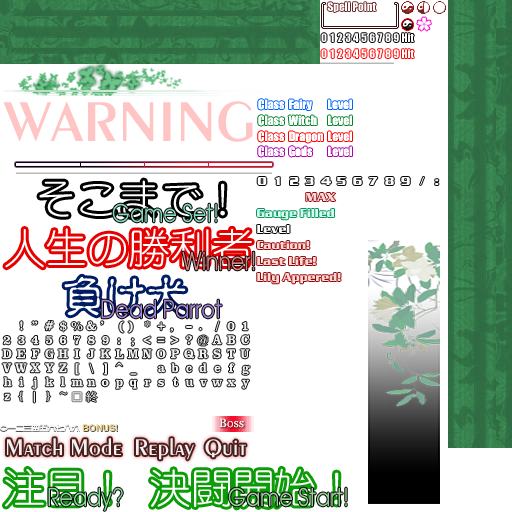
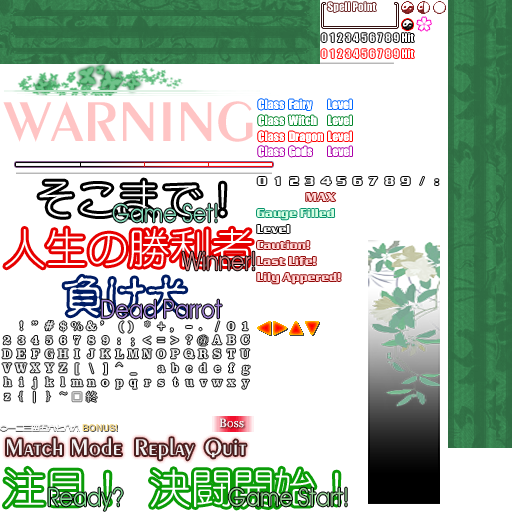
Layers edited between the first and the second 512 x 512 image:
added layer "图层 15" above "形状 6 副本" over [257,321,320,336]
